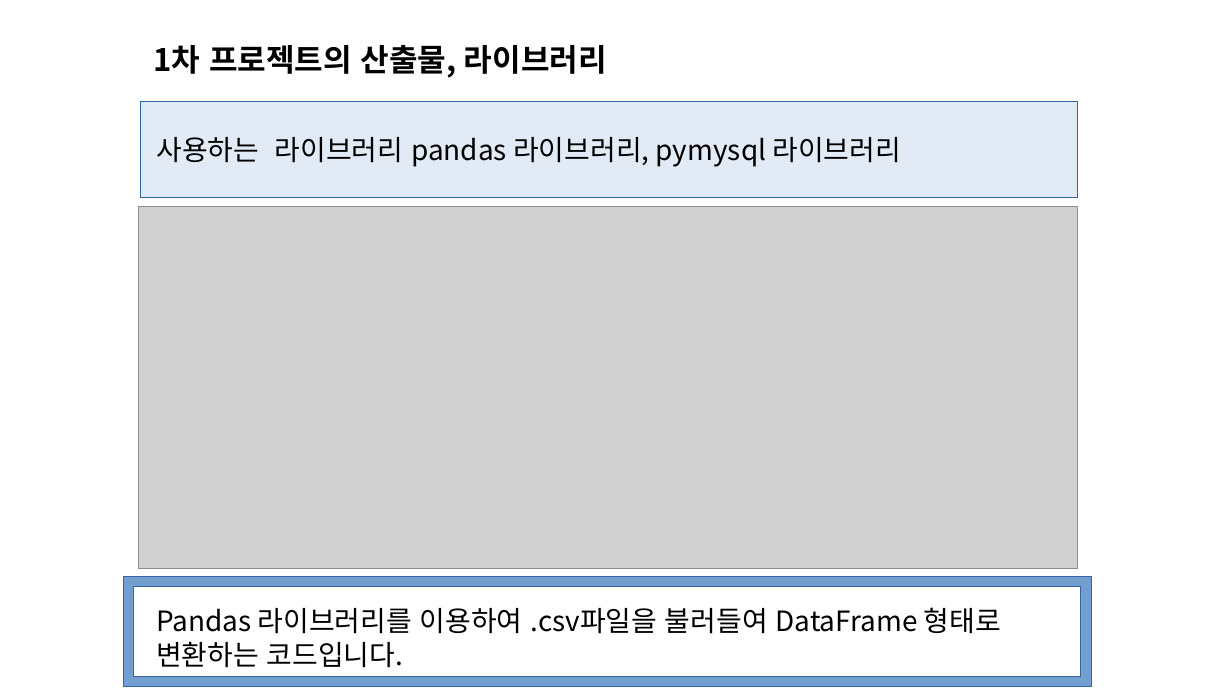
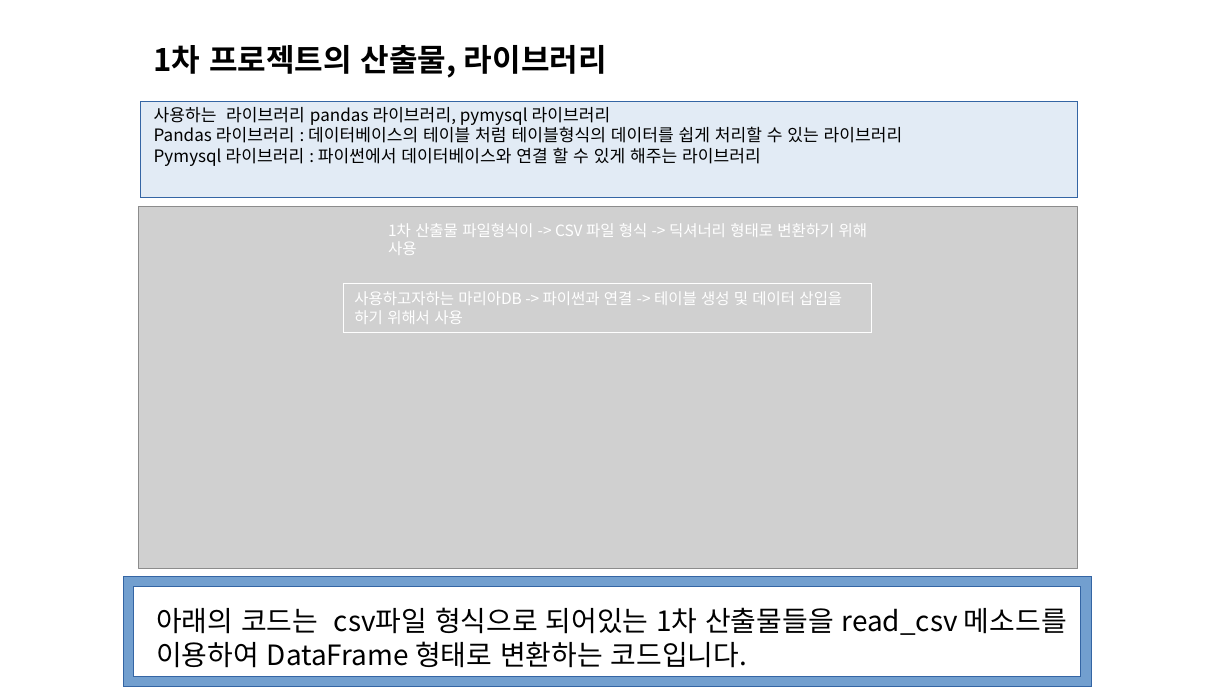
Before and after one commit to deardeer123/workspace_sts, a slide deck: slide 4 of python_study/project_python/파이썬_프로젝트2/한국 전기 안전 공사 감전 사고.pptx. Drawn at 1232x693 pixels with LibreOffice and Linux fonts; fonts in the diff are those of the drawing; grey boxes stand for pictures. Boxes give left, top, right and bottom in pixels: in the first picture for what was removed or moved away, otherwise in the second. Text is boxed around its words. In the diff, an @@ line names an element or a change of style, - is before the commit and + after.

```diff
--- a/python_study/project_python/파이썬_프로젝트2/한국 전기 안전 공사 감전 사고.pptx
+++ b/python_study/project_python/파이썬_프로젝트2/한국 전기 안전 공사 감전 사고.pptx
@@ text "사용하는 라이브러리 pandas 라이브러리, pymysql ...": place and size @@
-text "사용하는 라이브러리 pandas 라이브러리, pymysql ..." at [156,137,902,167]
+text "사용하는 라이브러리 pandas 라이브러리, pymysql ..." at [154,107,903,166]
@@ text at [154,107,611,125]: size 18 to 11 pt in "사용하는 라이브러리 pandas 라이브러리, pymysql 라이브러리" @@
@@ text at [154,124,903,166]: paragraphs added @@
+Pandas 라이브러리 : 데이터베이스의 테이블 처럼 테이블형식의 데이터를 쉽게 처리할 수 있는 라이브러리
+Pymysql 라이브러리 : 파이썬에서 데이터베이스와 연결 할 수 있게 해주는 라이브러리
@@ text added at [388,223,868,255], 10 pt, text #FFFFFF @@
+1차 산출물 파일형식이 -> CSV 파일 형식 -> 딕셔너리 형태로 변환하기 위해 사용
@@ rectangle added at [343,284,871,333], outline #FFFFFF 0 pt dashed, 10 pt, text #FFFFFF @@
+사용하고자하는 마리아DB -> 파이썬과 연결 -> 테이블 생성 및 데이터 삽입을 하기 위해서 사용
@@ text at [156,607,1067,668]: text changed @@
-Pandas 라이브러리를 이용하여 .csv파일을 불러들여 DataFrame 형태로 변환하는 코드입니다.
+아래의 코드는 csv파일 형식으로 되어있는 1차 산출물들을 read_csv 메소드를 이용하여 DataFrame 형태로 변환하는 코드입니다.
```
Also in this commit, not shown: 11 other slides changed, 3 slides added, 2 slides removed, 2 other files.
